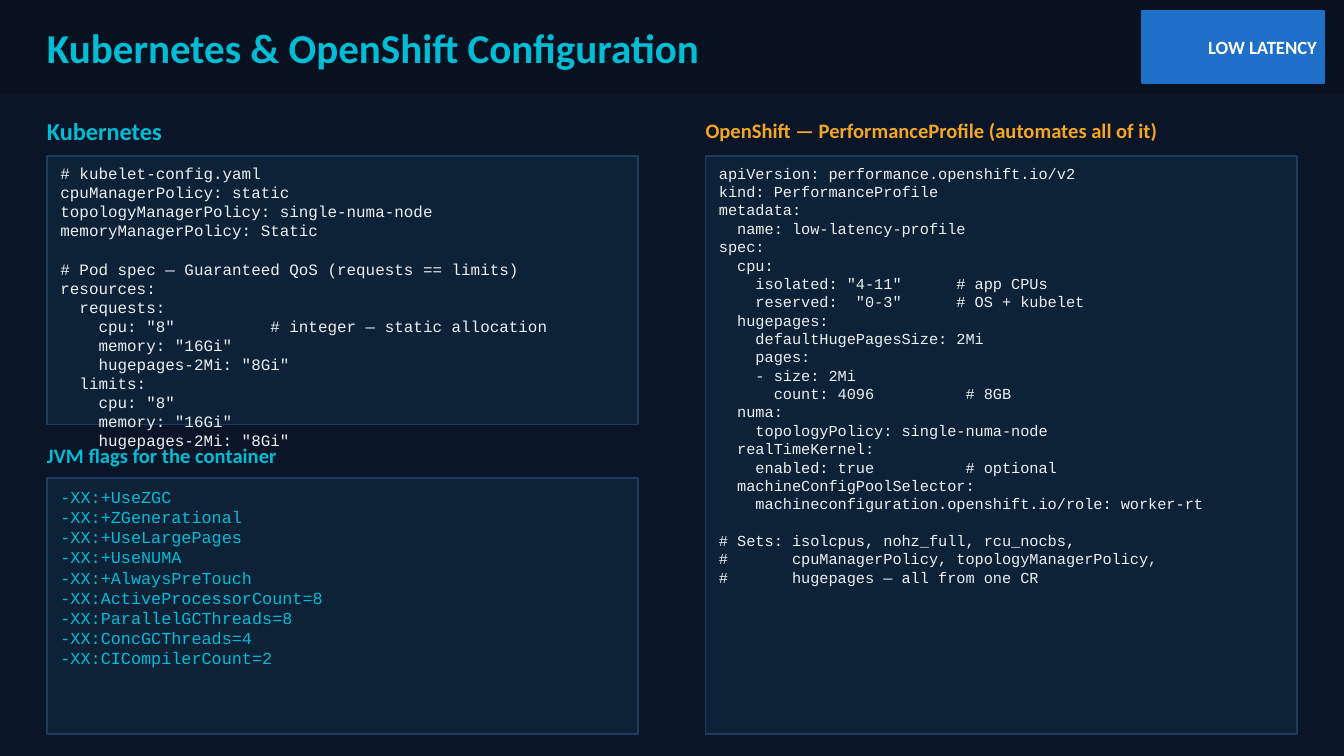
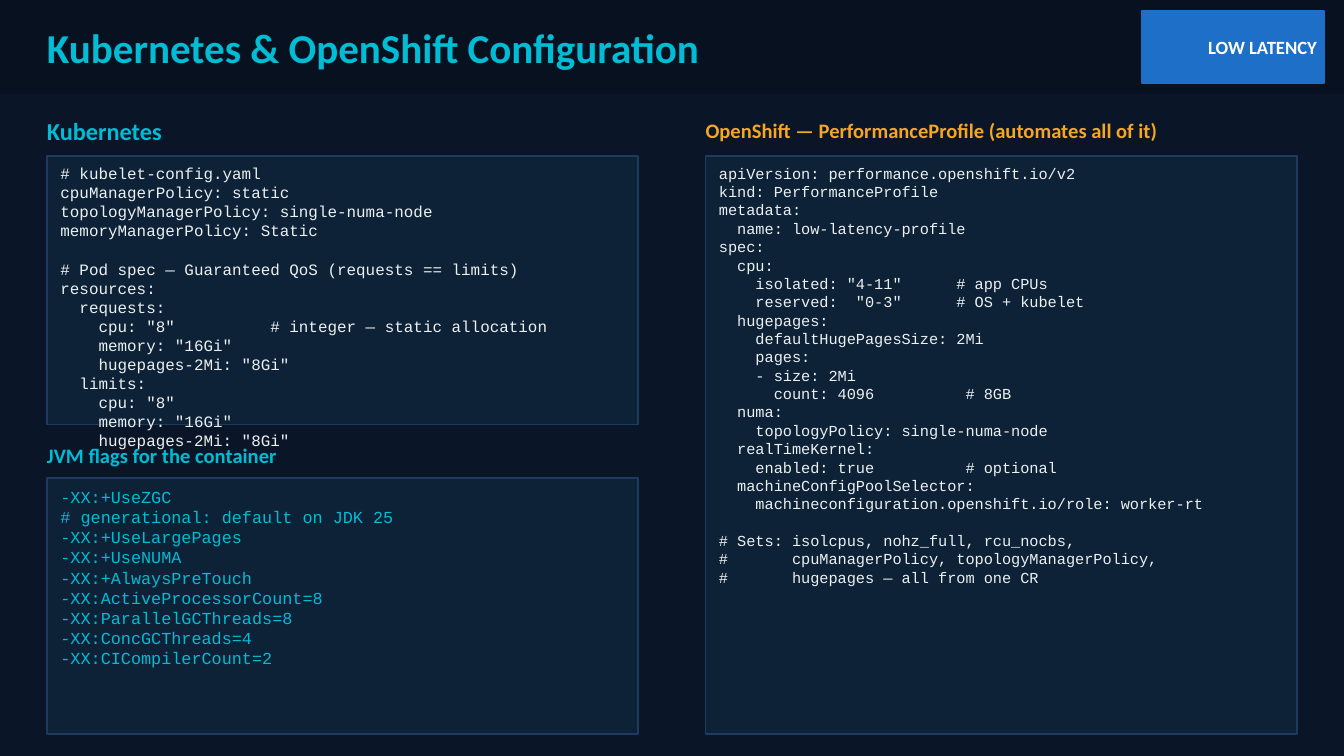
Before and after one commit to patterncatalyst/quarkus-optimization, a slide deck: slide 42 of presentation/optimizing-quarkus-on-kubernetes.pptx. Drawn at 1344x756 pixels with LibreOffice and Linux fonts; fonts in the diff are those of the drawing. Boxes give left, top, right and bottom in pixels: in the first picture for what was removed or moved away, otherwise in the second. Text is boxed around its words. In the diff, an @@ line names an element or a change of style, - is before the commit and + after.

```diff
--- a/presentation/optimizing-quarkus-on-kubernetes.pptx
+++ b/presentation/optimizing-quarkus-on-kubernetes.pptx
@@ text at box(81, 511, 393, 527): text changed @@
--XX:+ZGenerational
+# generational: default on JDK 25
```
Also in this commit, not shown: 11 other slides changed, 1 other file.
